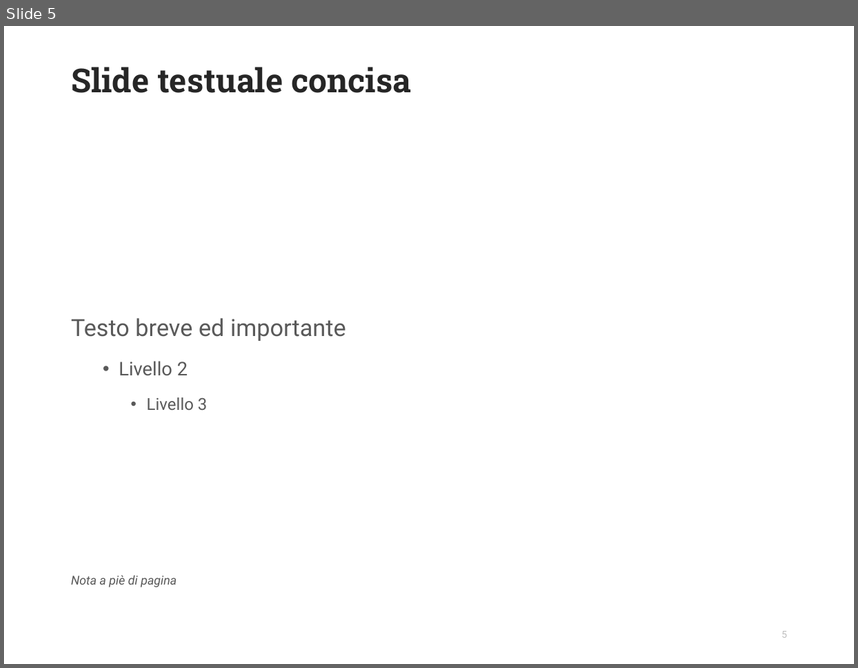
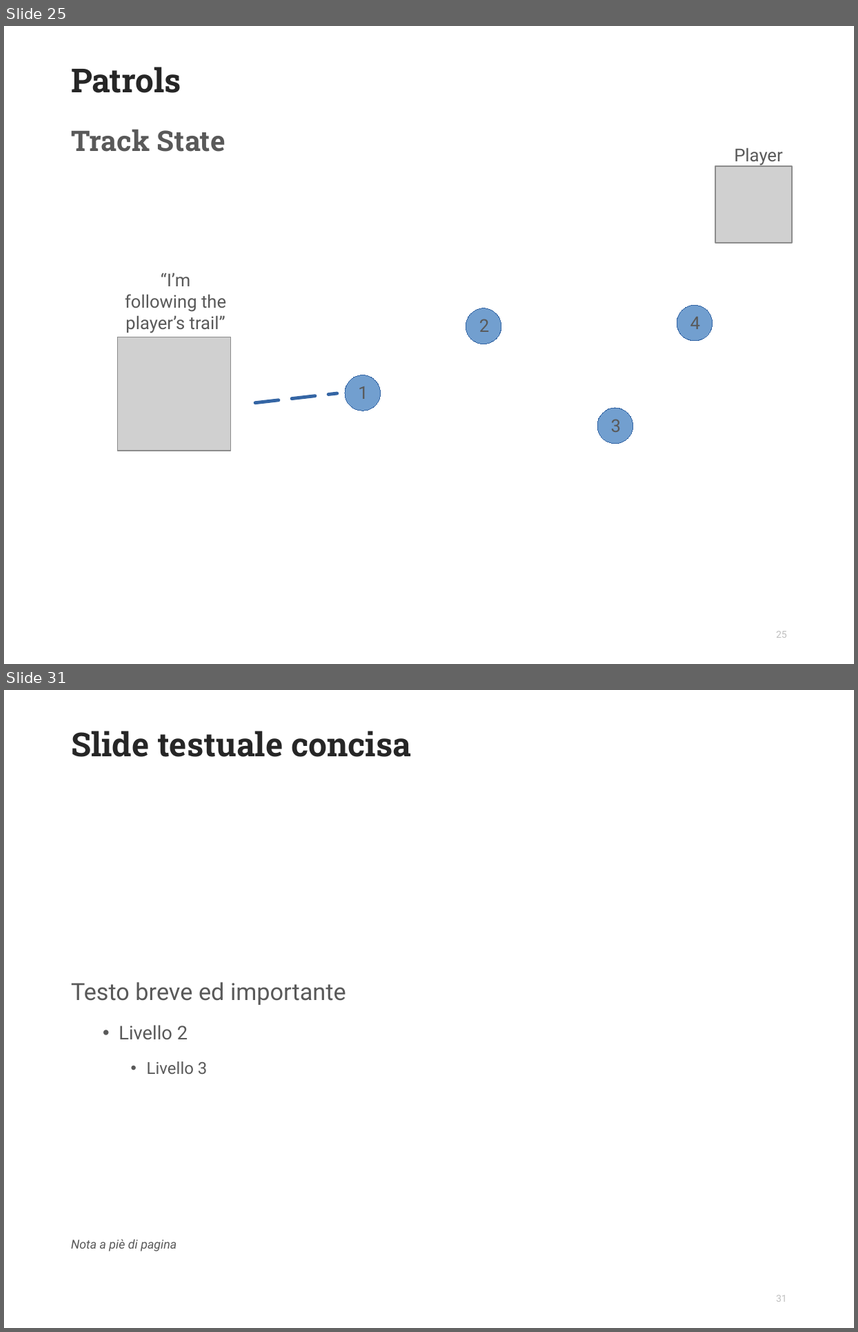
Before and after one commit to inkeaton/TakeThemOut, a slide deck: S4965918_SDAI_NLP_Slides.odp. Shown one above the other, each under a label of ours: slide 5 before the commit, slides 25 and 31 after it; the slides between them are not shown. The pictures are 858x668 and 858x1332 pixels, drawn with LibreOffice and Linux fonts; fonts in the diff are those of the drawing; grey boxes stand for pictures; background and template pictures are left out. Boxes give left, top, right and bottom in pixels: in the first picture for what was removed or moved away, otherwise in the second. Text is boxed around its words. In the diff, an @@ line names an element or a change of style, - is before the commit and + after.

```diff
--- a/S4965918_SDAI_NLP_Slides.odp
+++ b/S4965918_SDAI_NLP_Slides.odp
@@ slide 25 added at [4,26,854,664], background #FFFFFF @@
@@ title added at [71,67,181,93], 28 pt, text #262626, bold @@
+Patrols
@@ text added at [71,129,225,152], 24 pt, text #595959, bold @@
+Track State
@@ text added at [734,147,782,165], 15 pt, text #595959 @@
+Player
@@ picture added at [715,166,792,243] @@
@@ text added at [125,272,226,333], 15 pt, text #595959 @@
+“I’m following the player’s trail”
@@ ellipse added at [466,308,501,344], fill #729FCF, outline #3465A4 0 pt @@
@@ ellipse added at [677,305,712,341], fill #729FCF, outline #3465A4 0 pt @@
@@ text added at [479,319,489,332], 15 pt, text #595959 @@
+2
@@ text added at [691,316,700,329], 15 pt, text #595959 @@
+4
@@ picture added at [117,337,230,450] @@
@@ ellipse added at [345,374,381,410], fill #729FCF, outline #3465A4 0 pt @@
@@ line added from (256, 403) to (337, 393), #3465A4 2.83 pt dashed @@
@@ text added at [358,386,368,399], 15 pt, text #595959 @@
+1
@@ ellipse added at [597,408,633,443], fill #729FCF, outline #3465A4 0 pt @@
@@ text added at [611,419,621,432], 15 pt, text #595959 @@
+3
@@ page number added at [776,630,787,637], 8.2 pt, text #BFBFBF @@
+25
@@ what was slide 5 is now slide 31 @@
@@ page number at [776,1294,787,1301]: text changed @@
-5
+31
```
Also in this commit, not shown: 1 slide changed, 27 other slides added, 2 slides removed, 9 other files.
